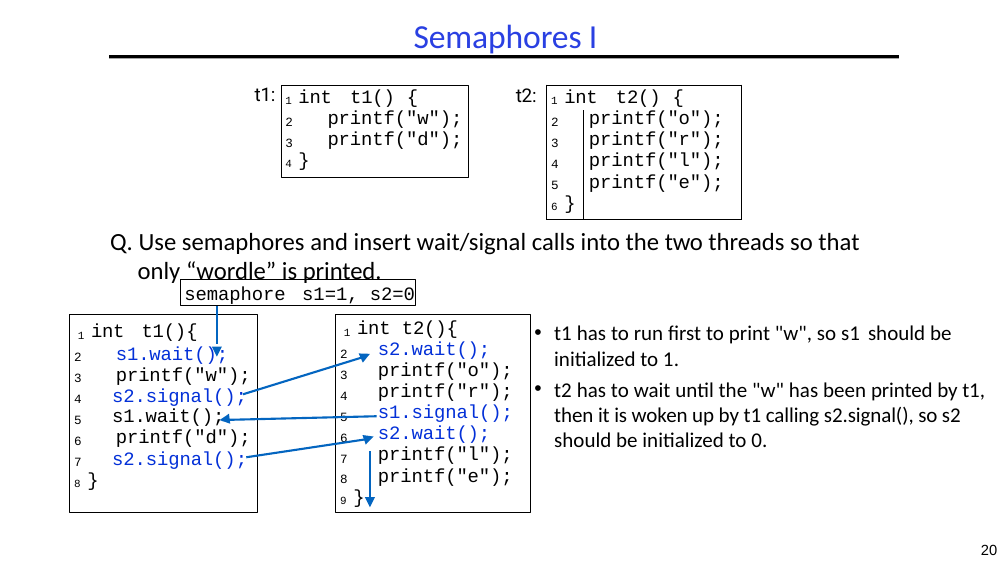
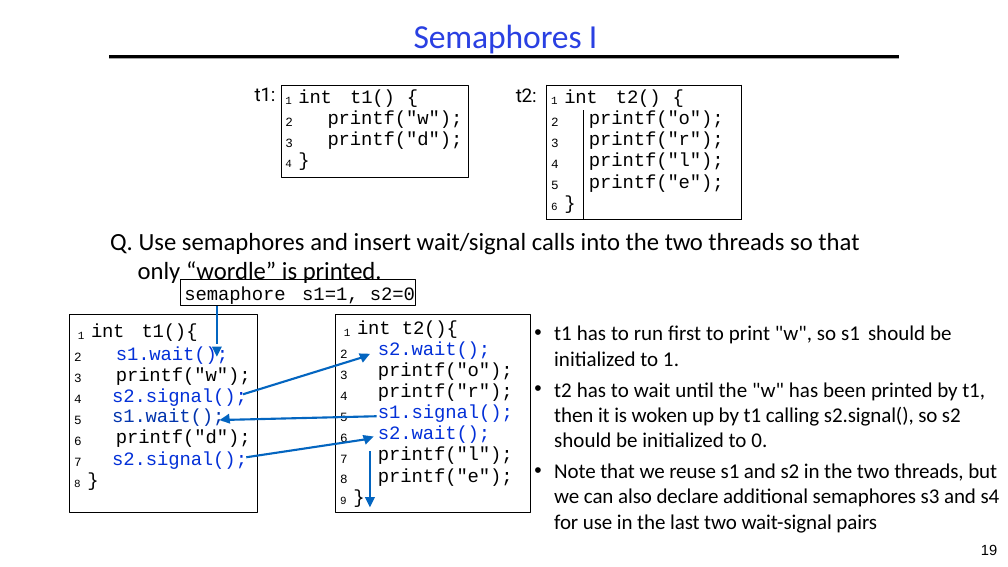
Before and after one commit to guhofstra/CSC112Fa26, a slide deck: slide 19 of PPTs/L3-Exercises ANS.pptx (slide 20 before the commit). Drawn at 1008x567 pixels with LibreOffice and Linux fonts; fonts in the diff are those of the drawing. Boxes give left, top, right and bottom in pixels: in the first picture for what was removed or moved away, otherwise in the second. Text is boxed around its words. In the diff, an @@ line names an element or a change of style, - is before the commit and + after.

```diff
--- a/PPTs/L3-Exercises ANS.pptx
+++ b/PPTs/L3-Exercises ANS.pptx
@@ text at (x1=112, y1=409, x2=224, y2=426): text colour #000000 to #0234AD in "s1.wait();" @@
@@ text at (x1=554, y1=463, x2=1000, y2=533): paragraph added @@
+• Note that we reuse s1 and s2 in the two threads, but we can also declare additional semaphores s3 and s4 for use in the last two wait-signal pairs
@@ page number at (x1=981, y1=544, x2=997, y2=555): text changed @@
-20
+19
```
Also in this commit, not shown: 8 other slides changed, 1 slide removed, 4 other files.
